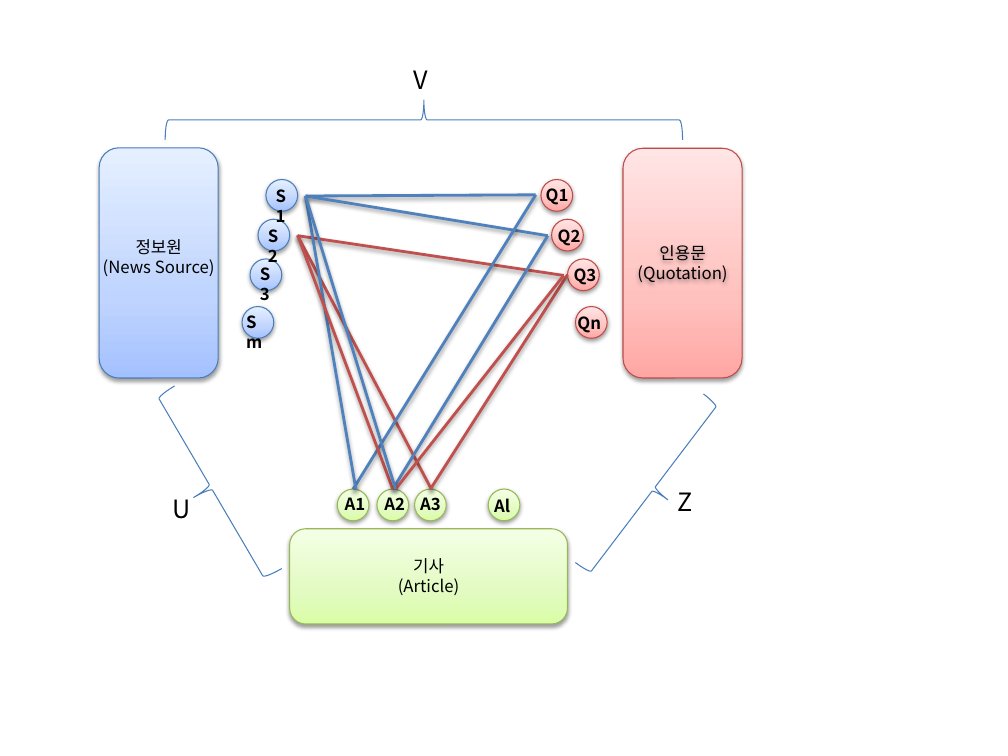
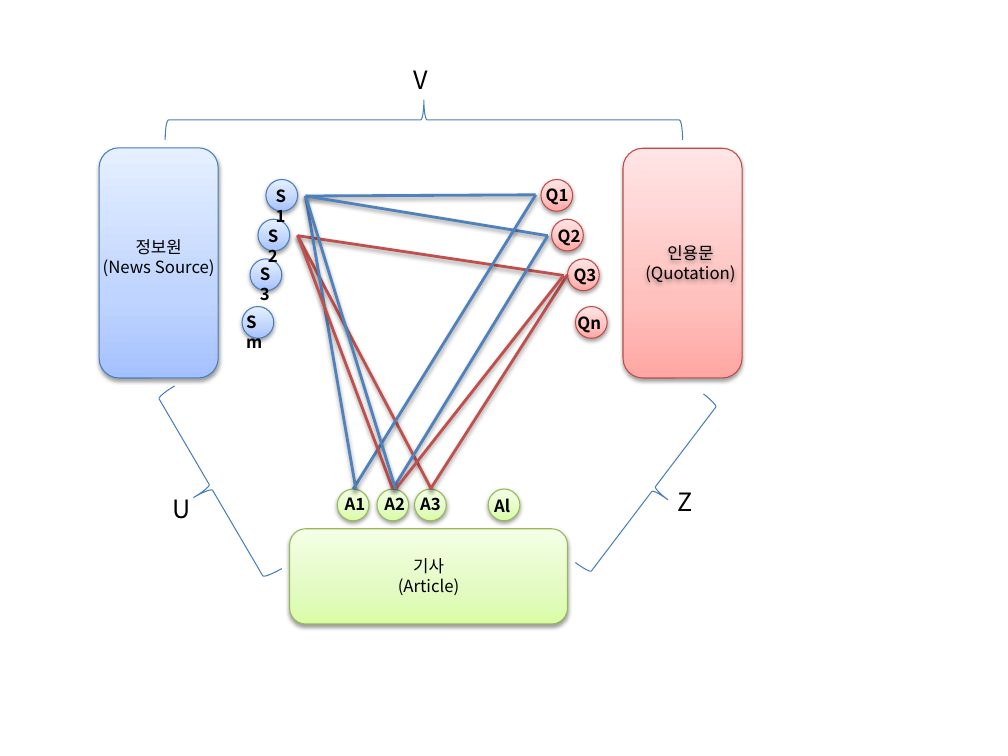
Before and after one commit to kowonsik/NQNA, a slide deck: slide 3 of doc/nqna.pptx (slide 2 before the commit). Drawn at 1008x756 pixels with LibreOffice and Linux fonts; fonts in the diff are those of the drawing. Boxes give left, top, right and bottom in pixels: in the first picture for what was removed or moved away, otherwise in the second. Text is boxed around its words. In the diff, an @@ line names an element or a change of style, - is before the commit and + after.

Commit message:
ppt

```diff
--- a/doc/nqna.pptx
+++ b/doc/nqna.pptx
@@ text "인용문": place and size @@
-text "인용문" at bbox=[637, 245, 727, 282]
+text "인용문" at bbox=[645, 245, 735, 282]
```
Also in this commit, not shown: 1 other slide changed, 3 slides added.
